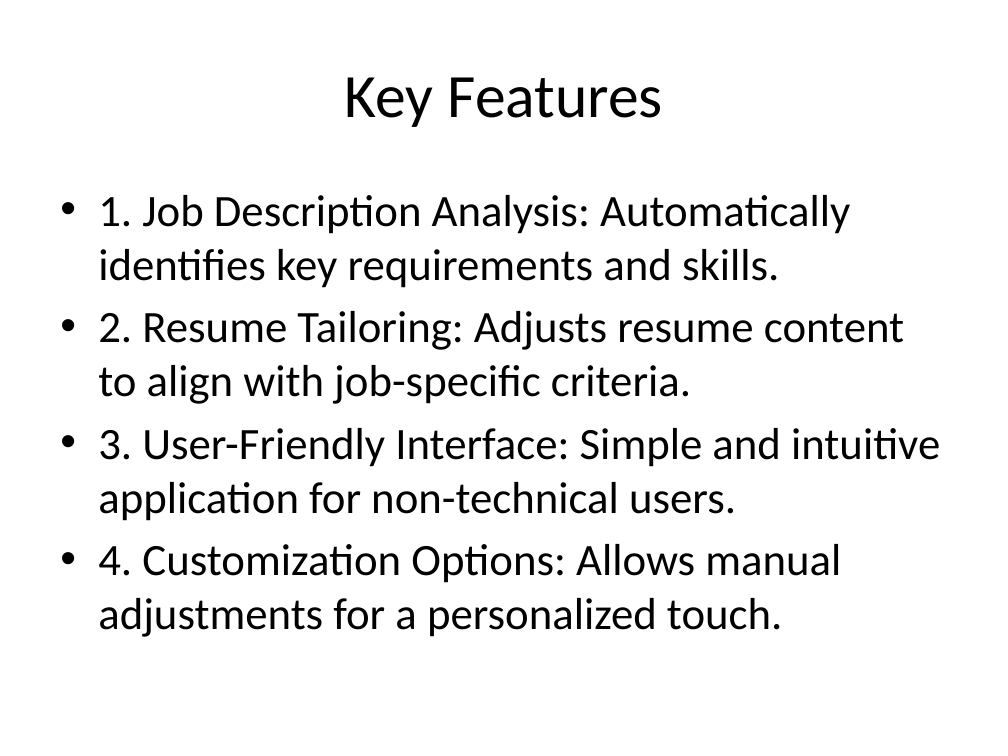
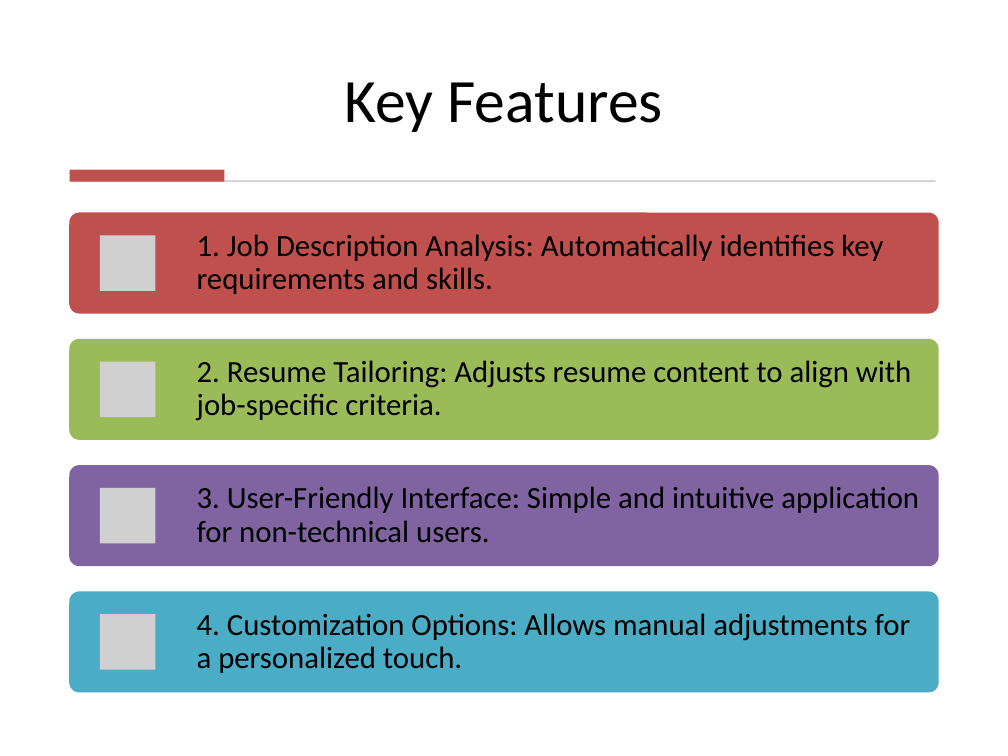
Before and after one commit to ideepankarsharma2003/MCA, a slide deck: slide 6 of Semester 02/OMC 207 Mini Project/Tailored_CV_for_Jobs_Presentation.pptx. Drawn at 1008x756 pixels with LibreOffice and Linux fonts; fonts in the diff are those of the drawing; grey boxes stand for pictures. Boxes give left, top, right and bottom in pixels: in the first picture for what was removed or moved away, otherwise in the second. Text is boxed around its words. In the diff, an @@ line names an element or a change of style, - is before the commit and + after.

```diff
--- a/Semester 02/OMC 207 Mini Project/Tailored_CV_for_Jobs_Presentation.pptx
+++ b/Semester 02/OMC 207 Mini Project/Tailored_CV_for_Jobs_Presentation.pptx
@@ title "Key Features" at (x1=345, y1=82, x2=663, y2=132): vertical alignment middle to bottom @@
@@ rectangle added at (x1=70, y1=169, x2=225, y2=181), fill #C0504D @@
@@ rectangle added at (x1=72, y1=180, x2=935, y2=182), fill #D5D5D5 @@
@@ text removed at (x1=98, y1=195, x2=940, y2=637) @@
-• 1. Job Description Analysis: Automatically identifies key requirements and skills.
-• 2. Resume Tailoring: Adjusts resume content to align with job-specific criteria.
-• 3. User-Friendly Interface: Simple and intuitive application for non-technical users.
-• 4. Customization Options: Allows manual adjustments for a personalized touch.
@@ group added at (x1=70, y1=213, x2=938, y2=692): 4 rounded rectangles, 4 pictures, 4 texts @@
+1. Job Description Analysis: Automatically identifies key requirements and skills.
+2. Resume Tailoring: Adjusts resume content to align with job-specific criteria.
+3. User-Friendly Interface: Simple and intuitive application for non-technical users.
+4. Customization Options: Allows manual adjustments for a personalized touch.
```
Also in this commit, not shown: 7 other slides changed, 10 other files.
